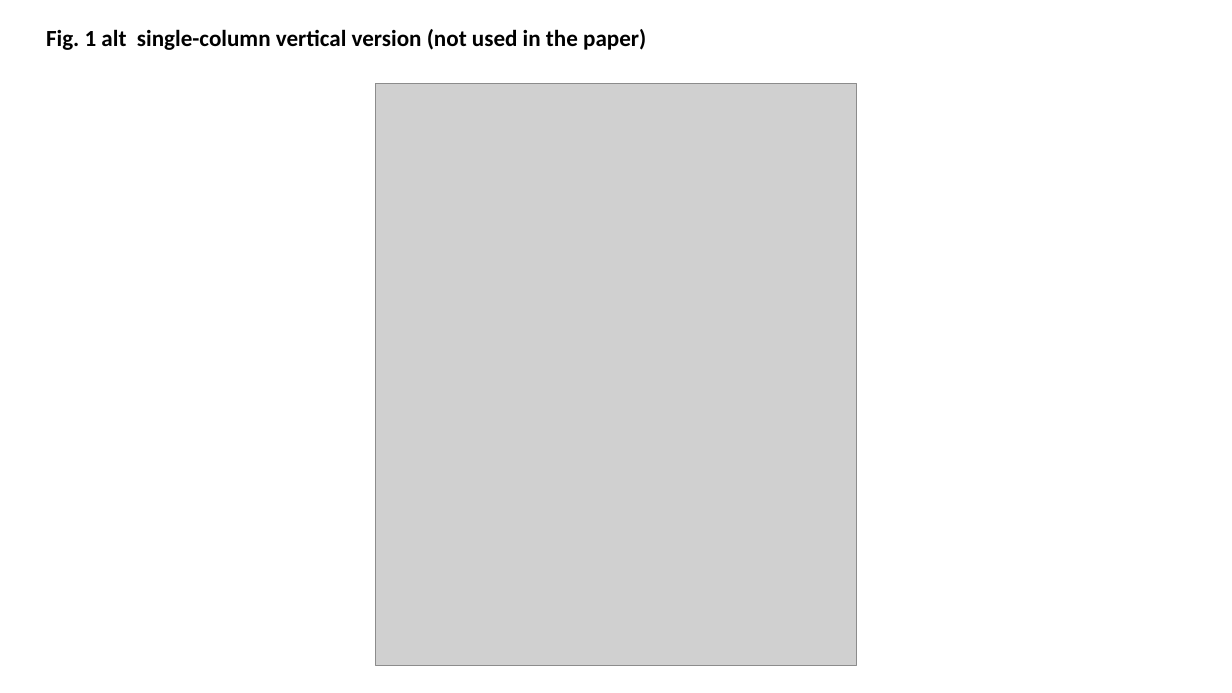
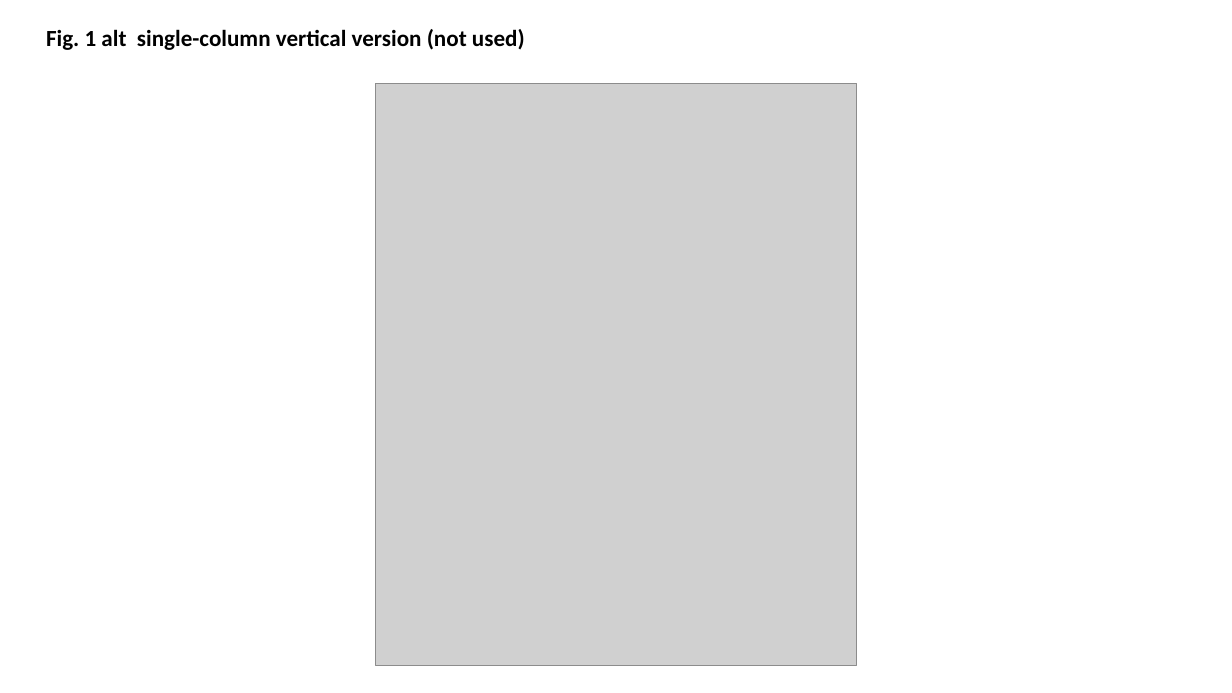
Before and after one commit to mutton-0/uwm, a slide deck: slide 4 of sim2real_demo_ttc/paper_icra_v6/figures/all_figures.pptx. Drawn at 1232x693 pixels with LibreOffice and Linux fonts; fonts in the diff are those of the drawing; grey boxes stand for pictures. Boxes give left, top, right and bottom in pixels: in the first picture for what was removed or moved away, otherwise in the second. Text is boxed around its words. In the diff, an @@ line names an element or a change of style, - is before the commit and + after.

```diff
--- a/sim2real_demo_ttc/paper_icra_v6/figures/all_figures.pptx
+++ b/sim2real_demo_ttc/paper_icra_v6/figures/all_figures.pptx
@@ text at box(46, 29, 525, 50): text changed @@
-Fig. 1 alt single-column vertical version (not used in the paper)
+Fig. 1 alt single-column vertical version (not used)
```
